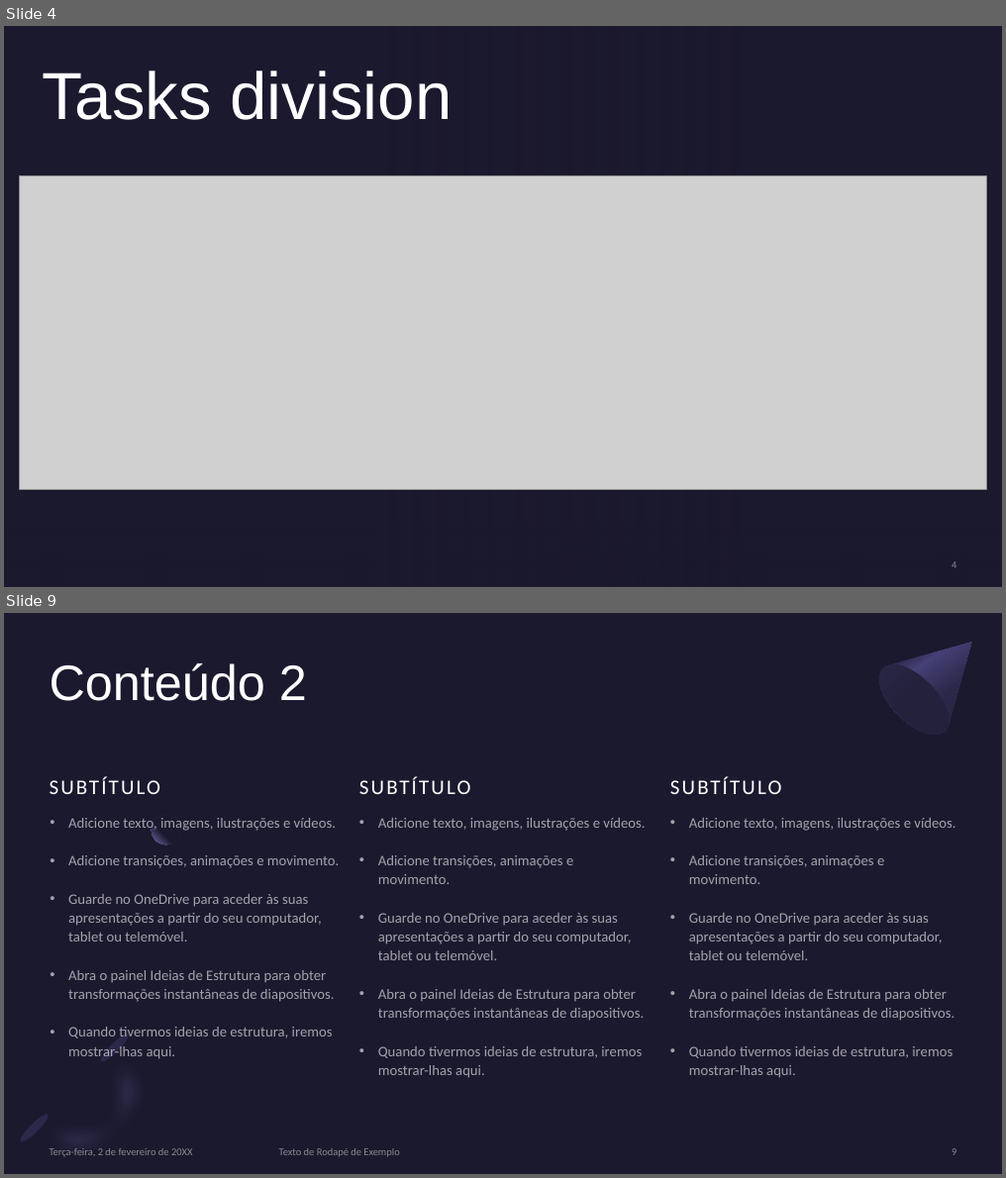
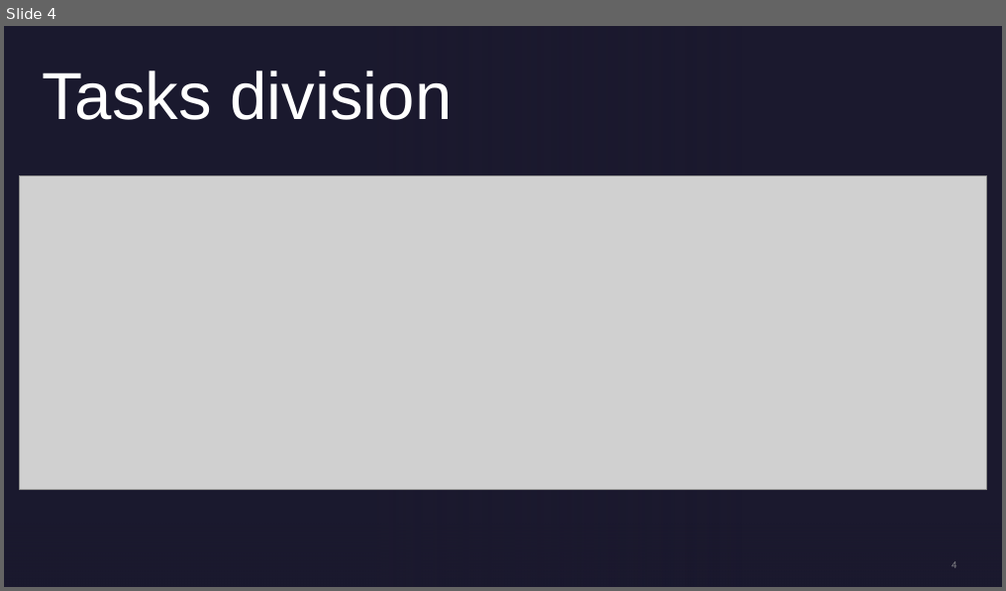
Before and after one commit to LourencoMelo/ISEP-EAPLI, a slide deck: eapli.base/docs/1191419/US9002/US9002PP.pptx. Shown one above the other, each under a label of ours: slides 4 and 9 before the commit, slide 4 after it; the slides between them are not shown. The pictures are 1006x1178 and 1006x591 pixels, drawn with LibreOffice and Linux fonts; fonts in the diff are those of the drawing; grey boxes stand for pictures; background and template pictures are left out. Boxes give left, top, right and bottom in pixels: in the first picture for what was removed or moved away, otherwise in the second. Text is boxed around its words. In the diff, an @@ line names an element or a change of style, - is before the commit and + after.

```diff
--- a/eapli.base/docs/1191419/US9002/US9002PP.pptx
+++ b/eapli.base/docs/1191419/US9002/US9002PP.pptx
@@ slide 9 removed at [4, 613, 1002, 1174], background #1B192E @@
@@ freeform shape removed at [867, 613, 1002, 747] @@
@@ title removed at [50, 663, 307, 701] @@
-Conteúdo 2
@@ ellipse removed at [867, 653, 960, 747] @@
@@ text removed at [49, 755, 341, 799] @@
-SUBTÍTULO
@@ text removed at [359, 755, 651, 799] @@
-SUBTÍTULO
@@ text removed at [670, 755, 962, 799] @@
-SUBTÍTULO
@@ text removed at [68, 818, 339, 1059] @@
-• Adicione texto, imagens, ilustrações e vídeos.
-• Adicione transições, animações e movimento.
-• Guarde no OneDrive para aceder às suas apresentações a partir do seu computador, tablet ou telemóvel.
-• Abra o painel Ideias de Estrutura para obter transformações instantâneas de diapositivos.
-• Quando tivermos ideias de estrutura, iremos mostrar-lhas aqui.
@@ ellipse removed at [152, 815, 180, 845] @@
@@ text removed at [378, 818, 645, 1078] @@
-• Adicione texto, imagens, ilustrações e vídeos.
-• Adicione transições, animações e movimento.
-• Guarde no OneDrive para aceder às suas apresentações a partir do seu computador, tablet ou telemóvel.
-• Abra o painel Ideias de Estrutura para obter transformações instantâneas de diapositivos.
-• Quando tivermos ideias de estrutura, iremos mostrar-lhas aqui.
@@ text removed at [689, 818, 955, 1078] @@
-• Adicione texto, imagens, ilustrações e vídeos.
-• Adicione transições, animações e movimento.
-• Guarde no OneDrive para aceder às suas apresentações a partir do seu computador, tablet ou telemóvel.
-• Abra o painel Ideias de Estrutura para obter transformações instantâneas de diapositivos.
-• Quando tivermos ideias de estrutura, iremos mostrar-lhas aqui.
@@ freeform shape removed at [13, 1026, 183, 1174] @@
@@ ellipse removed at [98, 1032, 132, 1065] @@
@@ ellipse removed at [18, 1112, 52, 1145] @@
@@ text removed at [50, 1149, 192, 1157] @@
-Terça-feira, 2 de fevereiro de 20XX
@@ text removed at [279, 1149, 399, 1157] @@
-Texto de Rodapé de Exemplo
@@ page number removed at [951, 1149, 956, 1156] @@
-9
```
Also in this commit, not shown: 2 slides changed, 1 slide added, 5 other slides removed.
